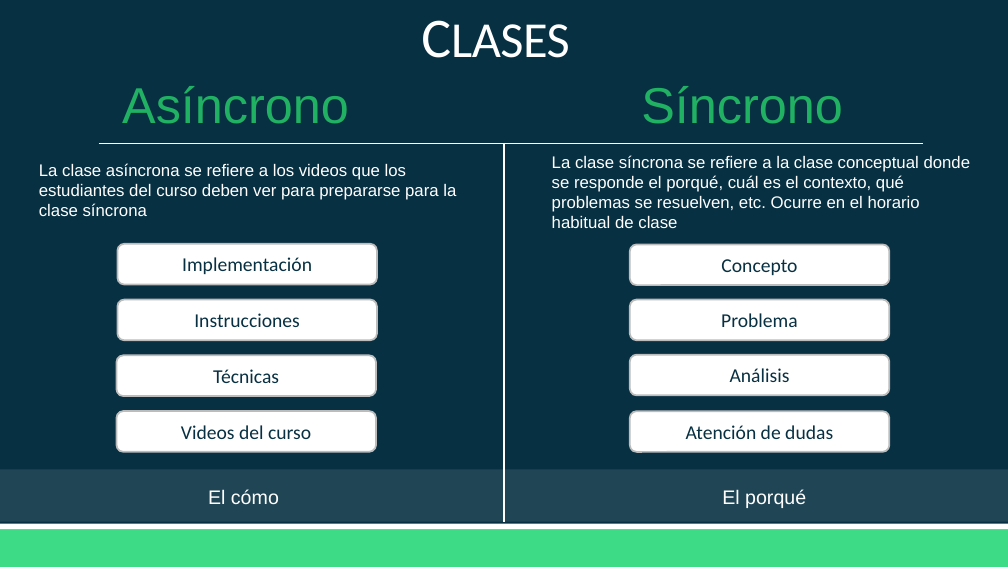
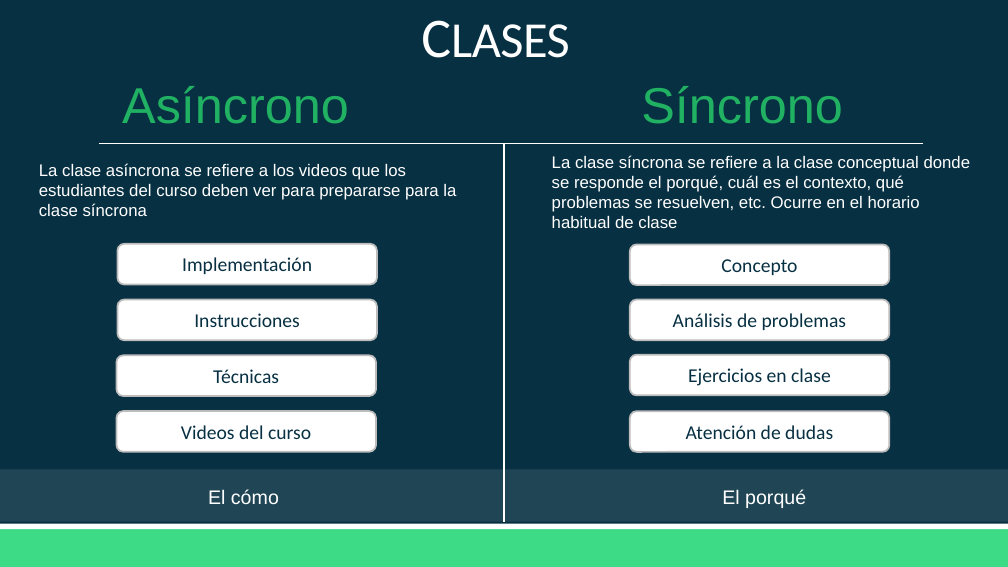
Before and after one commit to Domiciano/AppMoviles211, a slide deck: slide 9 of Semana 1/Clase 1 Curso.pptx. Drawn at 1008x567 pixels with LibreOffice and Linux fonts; fonts in the diff are those of the drawing. Boxes give left, top, right and bottom in pixels: in the first picture for what was removed or moved away, otherwise in the second. Text is boxed around its words. In the diff, an @@ line names an element or a change of style, - is before the commit and + after.

Commit message:
Semana 1

```diff
--- a/Semana 1/Clase 1 Curso.pptx
+++ b/Semana 1/Clase 1 Curso.pptx
@@ text in rounded rectangle at (x1=673, y1=313, x2=846, y2=330): text changed @@
-Problema
+Análisis de problemas
@@ text in rounded rectangle at (x1=688, y1=368, x2=831, y2=386): text changed @@
-Análisis
+Ejercicios en clase
```
